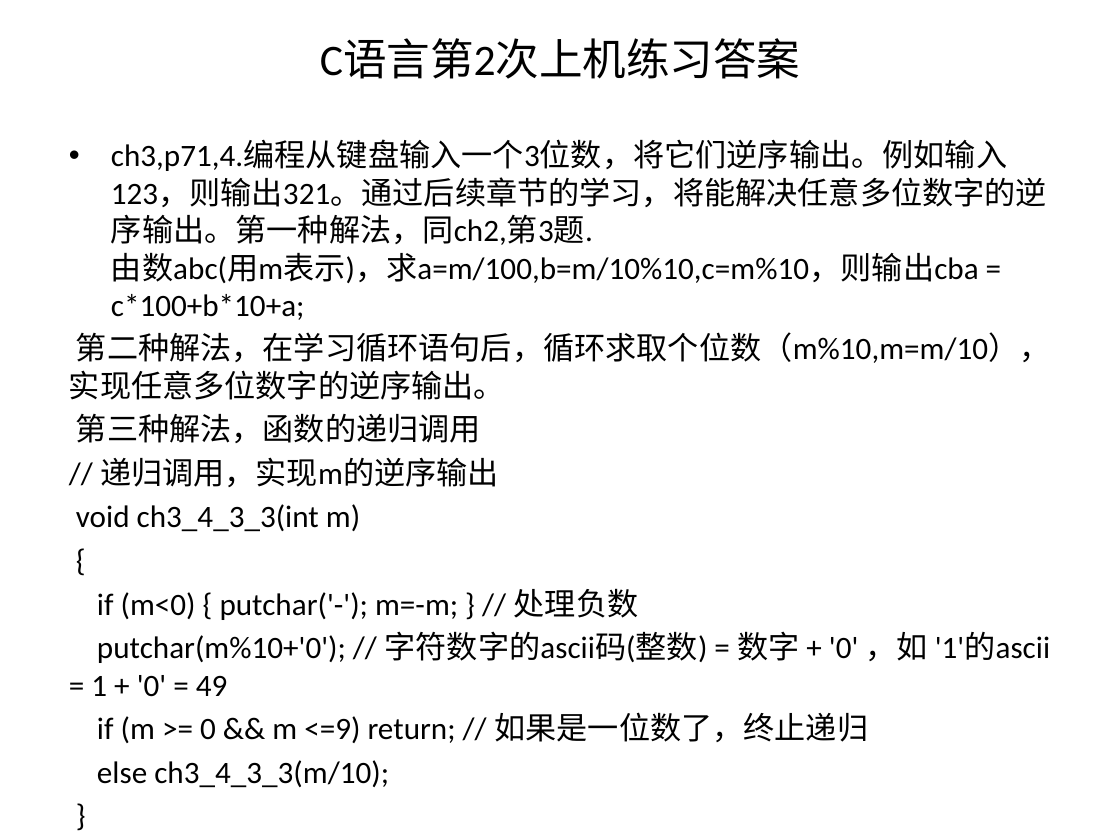
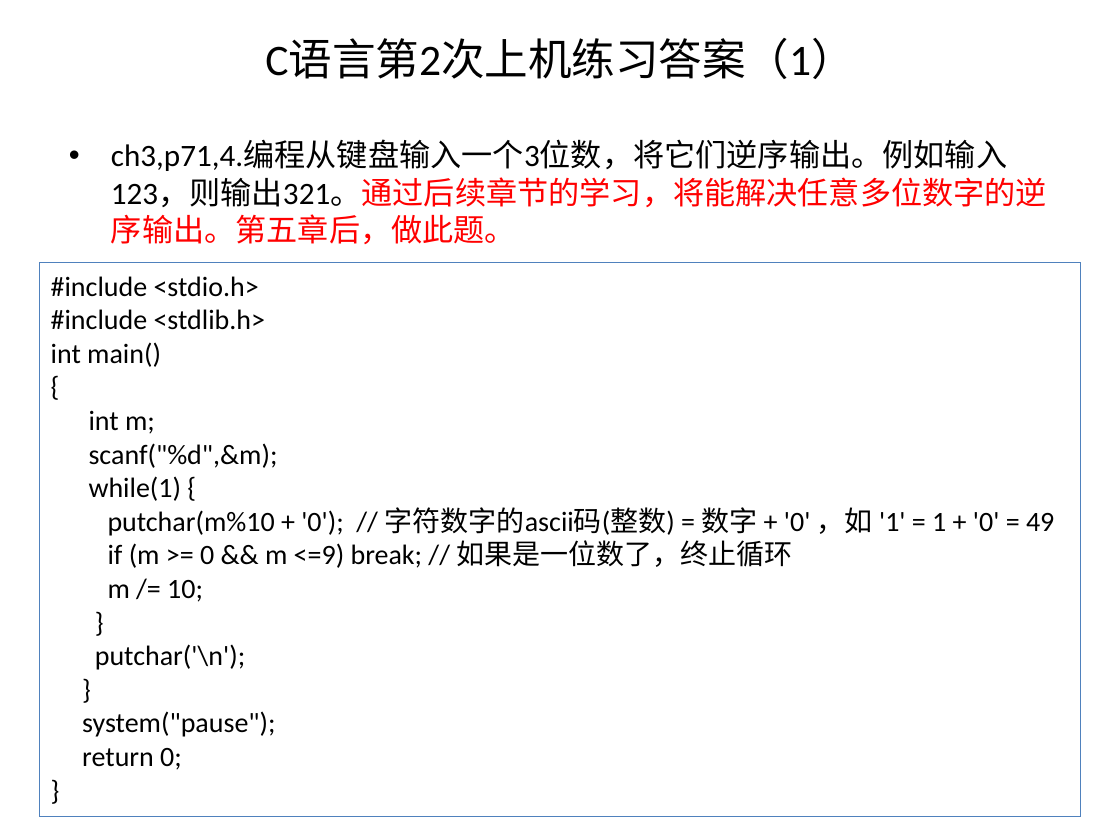
Before and after one commit to jtrfid/C-Repositories, a slide deck: slide 17 of 2016/上机安排.pptx (slide 19 before the commit). Drawn at 1120x840 pixels with LibreOffice and Linux fonts; fonts in the diff are those of the drawing. Boxes give left, top, right and bottom in pixels: in the first picture for what was removed or moved away, otherwise in the second. Text is boxed around its words. In the diff, an @@ line names an element or a change of style, - is before the commit and + after.

```diff
--- a/2016/上机安排.pptx
+++ b/2016/上机安排.pptx
@@ title at bbox=[265, 39, 854, 79]: text changed @@
-C语言第2次上机练习答案
+C语言第2次上机练习答案（1）
@@ text at bbox=[111, 140, 1047, 244]: text changed @@
-• ch3,p71,4.编程从键盘输入一个3位数，将它们逆序输出。例如输入123，则输出321。通过后续章节的学习，将能解决任意多位数字的逆序输出。第一种解法，同ch2,第3题. 由数abc(用m表示)，求a=m/100,b=m/10%10,c=m%10，则输出cba = c*100+b*10+a;
-第二种解法，在学习循环语句后，循环求取个位数（m%10,m=m/10），实现任意多位数字的逆序输出。
-第三种解法，函数的递归调用
-// 递归调用，实现m的逆序输出
-void ch3_4_3_3(int m)
-{
-if (m<0) { putchar('-'); m=-m; } // 处理负数
-putchar(m%10+'0'); // 字符数字的ascii码(整数) = 数字 + '0' ，如 '1'的ascii = 1 + '0' = 49
-if (m >= 0 && m <=9) return; // 如果是一位数了，终止递归
-else ch3_4_3_3(m/10);
-}
+• ch3,p71,4.编程从键盘输入一个3位数，将它们逆序输出。例如输入123，则输出321。通过后续章节的学习，将能解决任意多位数字的逆序输出。第五章后，做此题。
@@ rectangle added at bbox=[39, 263, 1080, 818], outline #4F81BD 0.75 pt, 18 pt, text #000000 @@
+#include <stdio.h>
+#include <stdlib.h>
+int main()
+{
+int m;
+scanf("%d",&m);
+while(1) {
+putchar(m%10 + '0'); // 字符数字的ascii码(整数) = 数字 + '0' ，如 '1' = 1 + '0' = 49
+if (m >= 0 && m <=9) break; // 如果是一位数了，终止循环
+m /= 10;
+}
+putchar('\n');
+}
+system("pause");
+return 0;
+}
```
Also in this commit, not shown: 6 other slides changed, 4 slides added, 3 slides removed, 4 other files.
